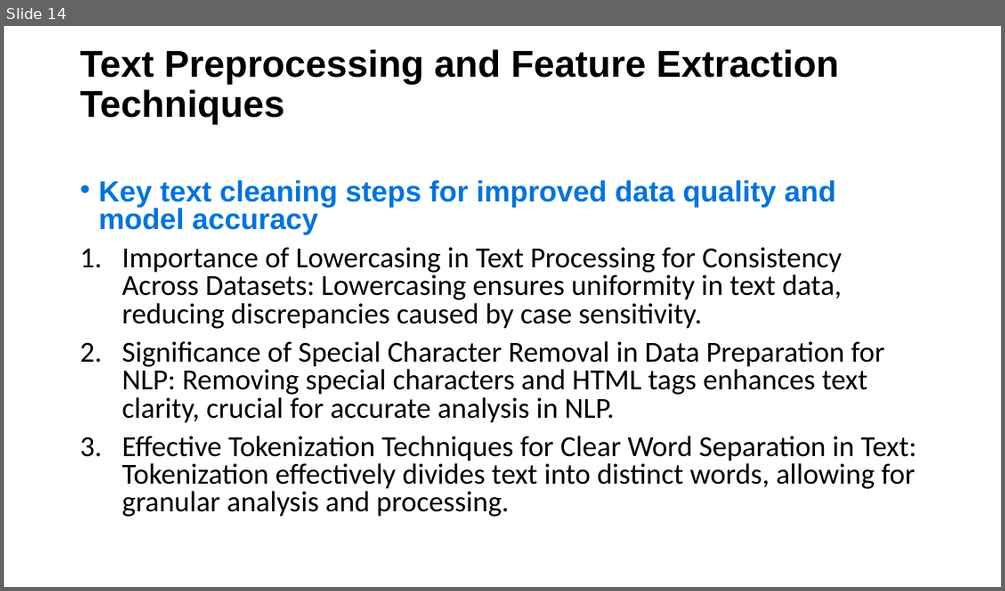
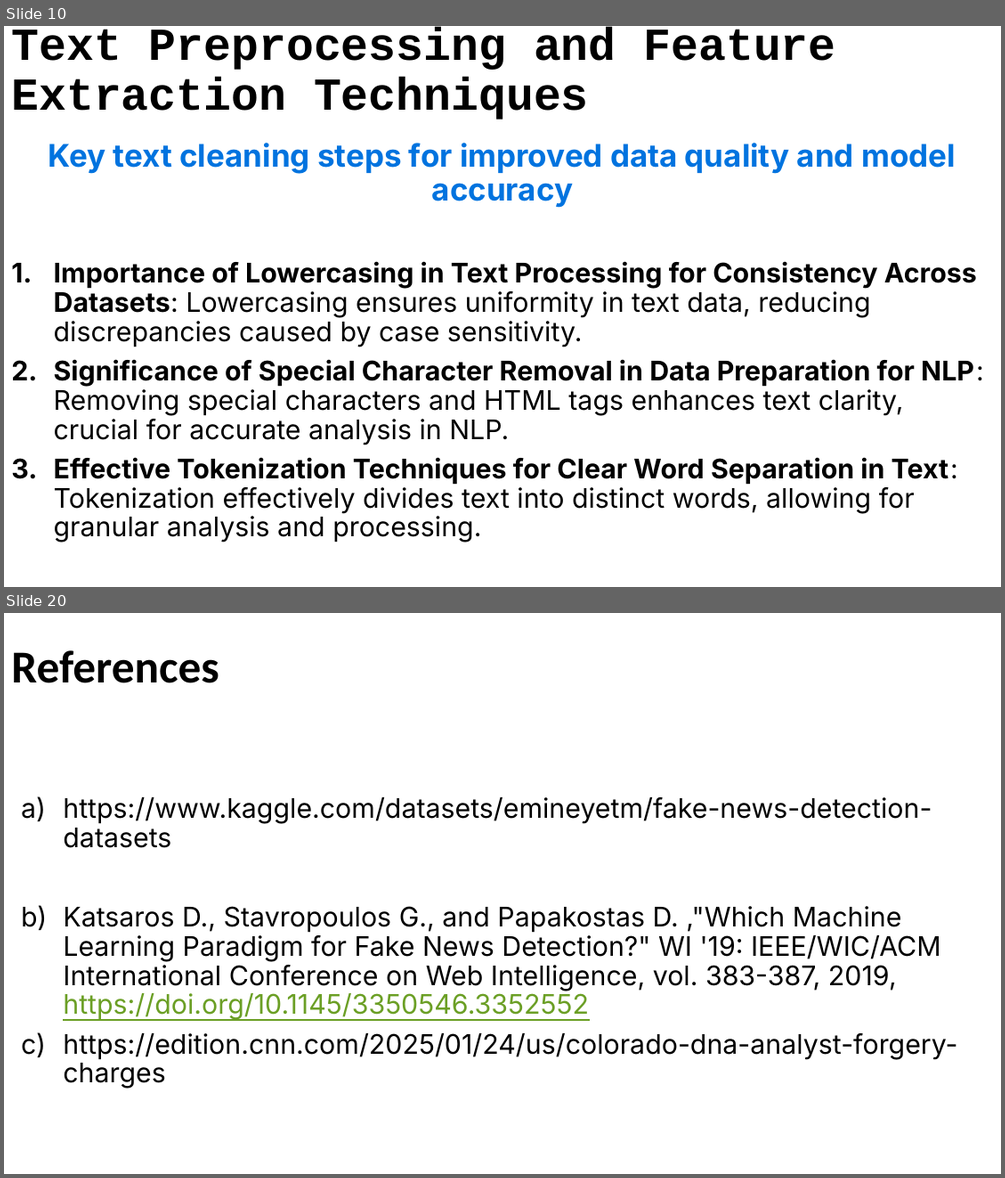
Before and after one commit to nteitsnik/ML_P2, a slide deck: Fake News Detection with Machine Learning.pptx. Shown one above the other, each under a label of ours: slide 14 before the commit, slides 10 and 20 after it; the slides between them are not shown. The pictures are 1005x591 and 1005x1178 pixels, drawn with LibreOffice and Linux fonts; fonts in the diff are those of the drawing. Boxes give left, top, right and bottom in pixels: in the first picture for what was removed or moved away, otherwise in the second. Text is boxed around its words. In the diff, an @@ line names an element or a change of style, - is before the commit and + after.

```diff
--- a/Fake News Detection with Machine Learning.pptx
+++ b/Fake News Detection with Machine Learning.pptx
@@ slide 20 added at <box>4,613,1001,1174</box>, background #FFFFFF @@
@@ title added at <box>11,650,218,683</box>, 44 pt, text #000000, bold @@
+References
@@ text added at <box>63,797,957,1088</box>, 26 pt, text #000000 @@
+a) https://www.kaggle.com/datasets/emineyetm/fake-news-detection-datasets
+b) Katsaros D., Stavropoulos G., and Papakostas D. ,"Which Machine Learning Paradigm for Fake News Detection?" WI '19: IEEE/WIC/ACM International Conference on Web Intelligence, vol. 383-387, 2019, https://doi.org/10.1145/3350546.3352552
+c) https://edition.cnn.com/2025/01/24/us/colorado-dna-analyst-forgery-charges
@@ what was slide 14 is now slide 10 @@
@@ slide 10 changed as well @@
@@ title "Text Preprocessing and Feature Extraction ...": place and size @@
-title "Text Preprocessing and Feature Extraction ..." at <box>80,49,839,125</box>
+title "Text Preprocessing and Feature Extraction ..." at <box>11,27,836,119</box>
@@ title "Text Preprocessing and Feature Extraction ..." at <box>11,27,836,119</box>: size 36 to 44.1 pt, font Arial to Courier New @@
@@ text "Key text cleaning steps for ...": place and size @@
-text "Key text cleaning steps for ..." at <box>98,180,917,516</box>
+text "Key text cleaning steps for ..." at <box>48,143,984,542</box>
@@ text "Key text cleaning steps for ..." at <box>48,143,984,542</box>: size 28 to 30 pt, font Arial to Inter in "Key text cleaning steps for improved data ..."; size 28 to 26 pt, font Calibri to Inter, bold on in "Importance of Lowercasing in Text Processing for ...", "Significance of Special Character Removal in Data ...", "Effective Tokenization Techniques for Clear Word Separation ..."; alignment left to centre; bullet • to none; line spacing 0.8 to 0.9 @@
```
Also in this commit, not shown: 7 other slides changed, 12 other slides added, 14 slides removed.
